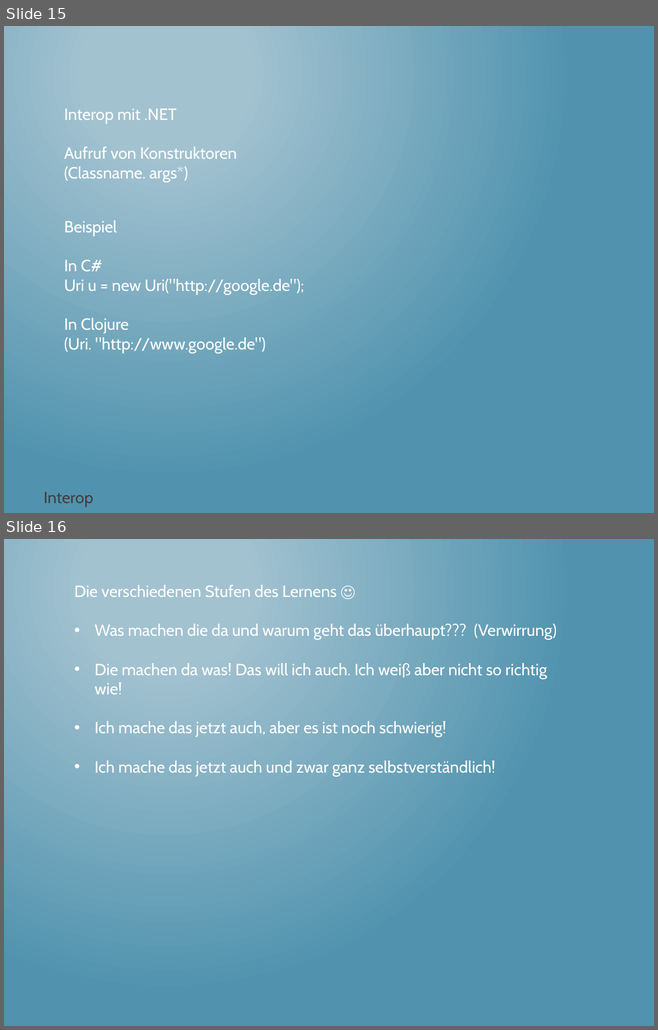
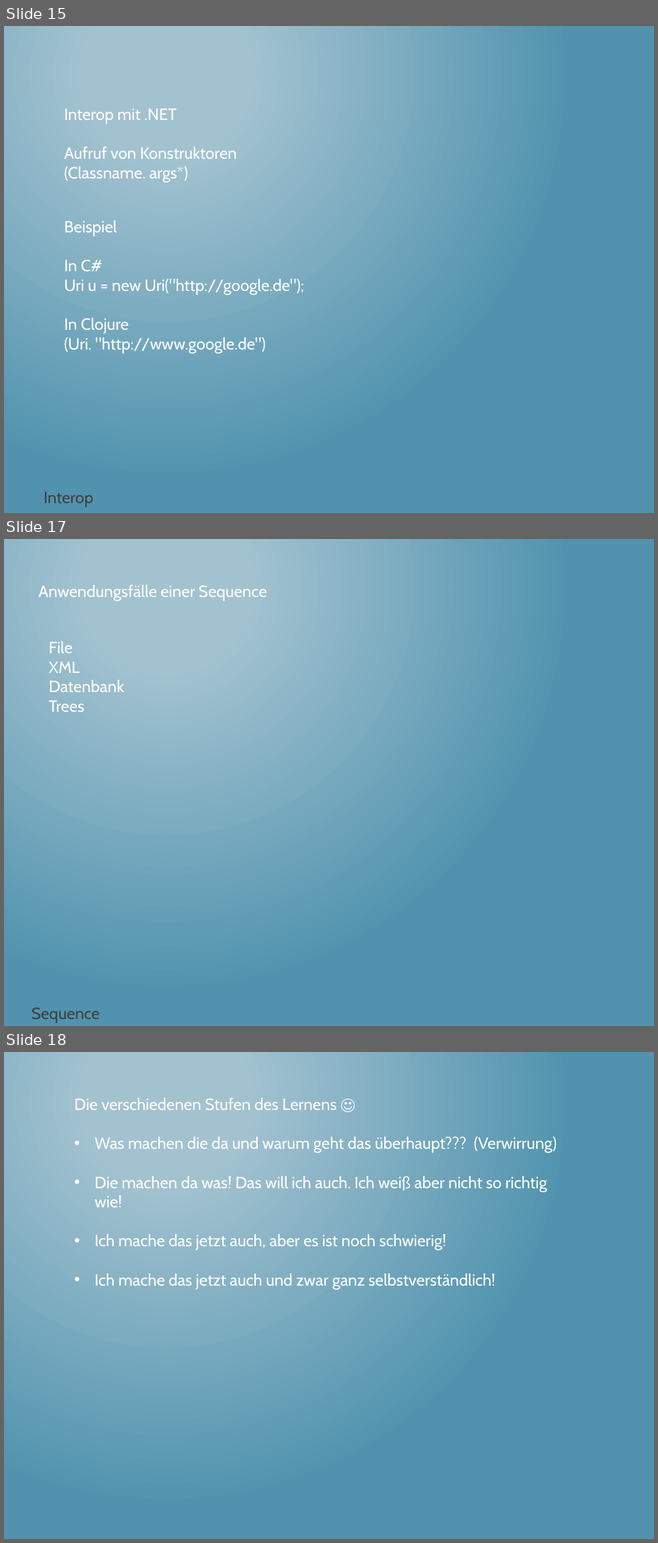
Before and after one commit to thomasschulte/ClojureUsergroupDemo, a slide deck: Clojure Vortrag .NET User Group.pptx. Shown one above the other, each under a label of ours: slides 15 and 16 before the commit, slides 15, 17 and 18 after it; the slides between them are not shown. The pictures are 658x1030 and 658x1543 pixels, drawn with LibreOffice and Linux fonts; fonts in the diff are those of the drawing. Boxes give left, top, right and bottom in pixels: in the first picture for what was removed or moved away, otherwise in the second. Text is boxed around its words. In the diff, an @@ line names an element or a change of style, - is before the commit and + after.

```diff
--- a/Clojure Vortrag .NET User Group.pptx
+++ b/Clojure Vortrag .NET User Group.pptx
@@ slide 17 added at (4, 539, 654, 1026), background gradient #A3C3D1 to #5194AF @@
@@ text added at (38, 585, 267, 601), 18 pt, text #FFFFFF @@
+Anwendungsfälle einer Sequence
@@ text added at (49, 641, 124, 712), 18 pt, text #FFFFFF @@
+File
+XML
+Datenbank
+Trees
@@ text added at (31, 1008, 100, 1023), 18 pt, text #3F3F3F @@
+Sequence
@@ what was slide 16 is now slide 18 @@
```
Also in this commit, not shown: 1 other slide added, 1 other file.
